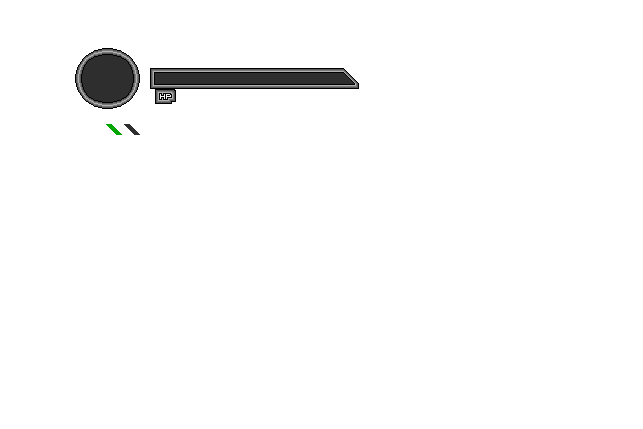
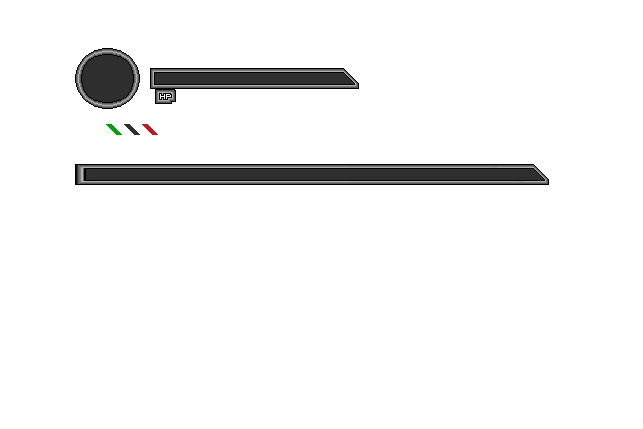
The second 643 x 429 image is a revision of the first. Changes to its layers:
added layer "Layer 5 copy" above "Layer 5" over [142, 124, 158, 135]
added layer "Layer 2 copy 2" above "Layer 2 copy" over [348, 164, 549, 185]
added layer "Layer 2 copy" above "Layer 2" over [75, 164, 523, 185]
